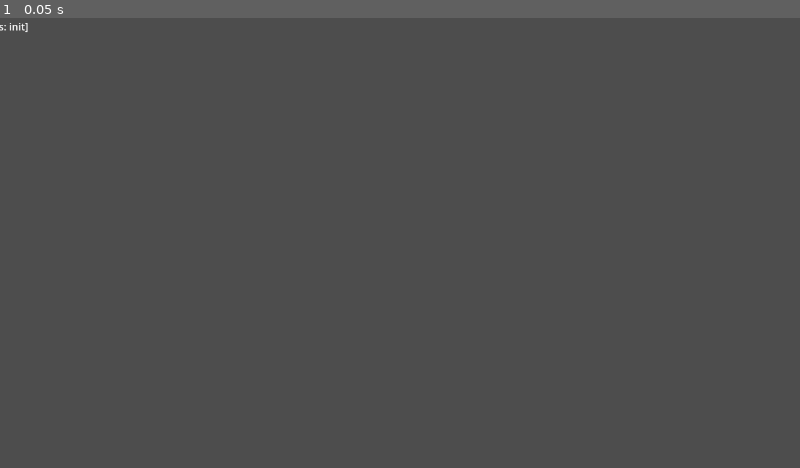
Above: before the commit, frame 1.
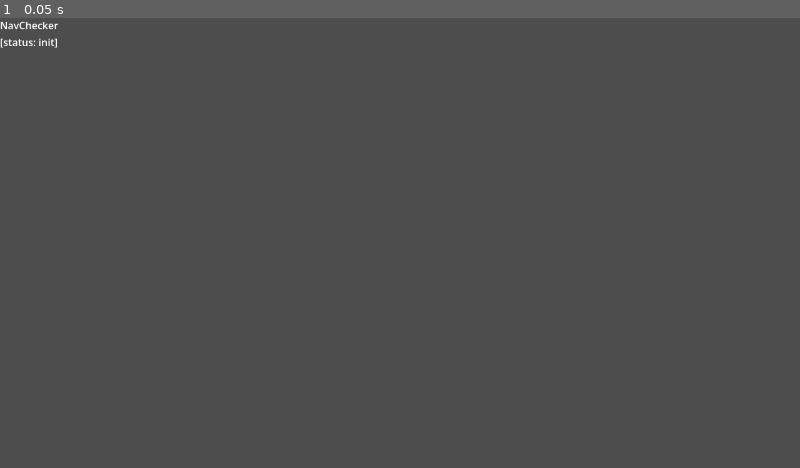
Above: after the commit, the same moment.

Repository: muraglim/proto-arch
Game: Godot game, scene res://core/main.tscn
Two runs of this game, one before a commit and one after it. Both use one fixed random seed, a clock stepped at 60 frames per second and the inputs below.
Inputs:
- Up to frame 1 (0.05 s): no input

The runs differ from the first frame. In frame 1, 0.1% of the frame differs, in the area x 0-8%, y 0-7%.

Commit message:
rename: folder /modules to /channels
chore: delete comb.gd, old duplicate

Diff:
--- a/modules/nav_checker.gd
+++ b/channels/nav_checker.gd
@@ -3,8 +3,8 @@
 @onready var navchecker: Label = $MarginContainer/VBoxContainer/NavChecker
 @onready var status: Label = $MarginContainer/VBoxContainer/Status
 
-#✓ Nav.to_swap(self, get_nav("nav_check_module_target"), Module.SwapAction.EXIT)
-#func module_init() -> void:
+#✓ Nav.to_swap(self, get_nav("nav_check_channel_target"), Channel.SwapAction.EXIT)
+#func channel_init() -> void:
 #	navchecker.text = "NavChecker"
 #	status.text = "[status: init]"
 #	await get_tree().process_frame
--- a/core/comb.gd
+++ /dev/null
@@ -1,11 +0,0 @@
-## Comb — inspection utility autoload
-## lightweight print/logging helpers for in-development interrogation.
-## not a debug system — just a place to reach for when you need to look at something.
-## methods are added from real callsite friction, not speculation.
-## grep 'Comb.' before committing to catch stray calls.
-
-extends Node
-
-# Comb.valtype() - basic diagnostic print function for evaluating value and type of target
-func valtype(label: String, targ: Variant) -> void:
-	print(label, ": ", targ, " [", type_string(typeof(targ)), "]")
Renamed: modules/boot_scene.gd -> channels/boot_scene.gd
Renamed: modules/boot_scene.gd.uid -> channels/boot_scene.gd.uid
Renamed: modules/boot_scene.tscn -> channels/boot_scene.tscn
Renamed: modules/nav_check_module_target.gd -> channels/nav_check_channel_target.gd
Not shown, added: channels/nav_check_channel_target.gd.uid
Renamed: modules/nav_check_module_target.tscn -> channels/nav_check_channel_target.tscn
Renamed: modules/nav_check_module_target.gd.uid -> channels/nav_check_module_target.gd.uid
Renamed: modules/nav_checker.gd.uid -> channels/nav_checker.gd.uid
Renamed: modules/NavChecker.tscn -> channels/nav_checker.tscn
Renamed: modules/roll_scene.gd -> channels/roll_scene.gd
Renamed: modules/roll_scene.gd.uid -> channels/roll_scene.gd.uid
Renamed: modules/roll_scene.tscn -> channels/roll_scene.tscn
(and 3 more such lines)
